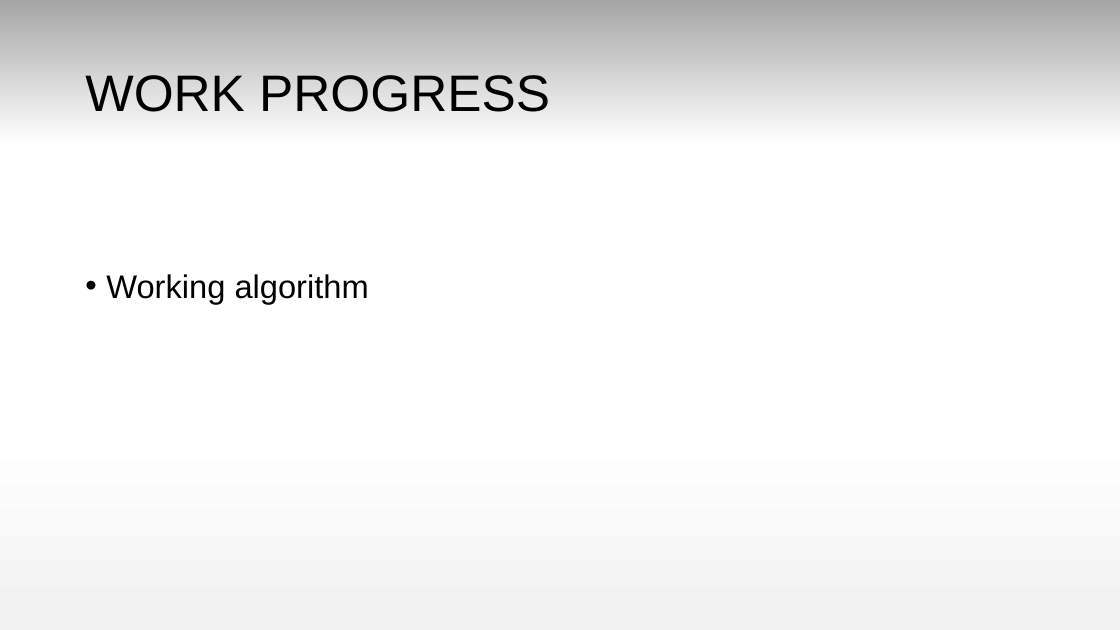
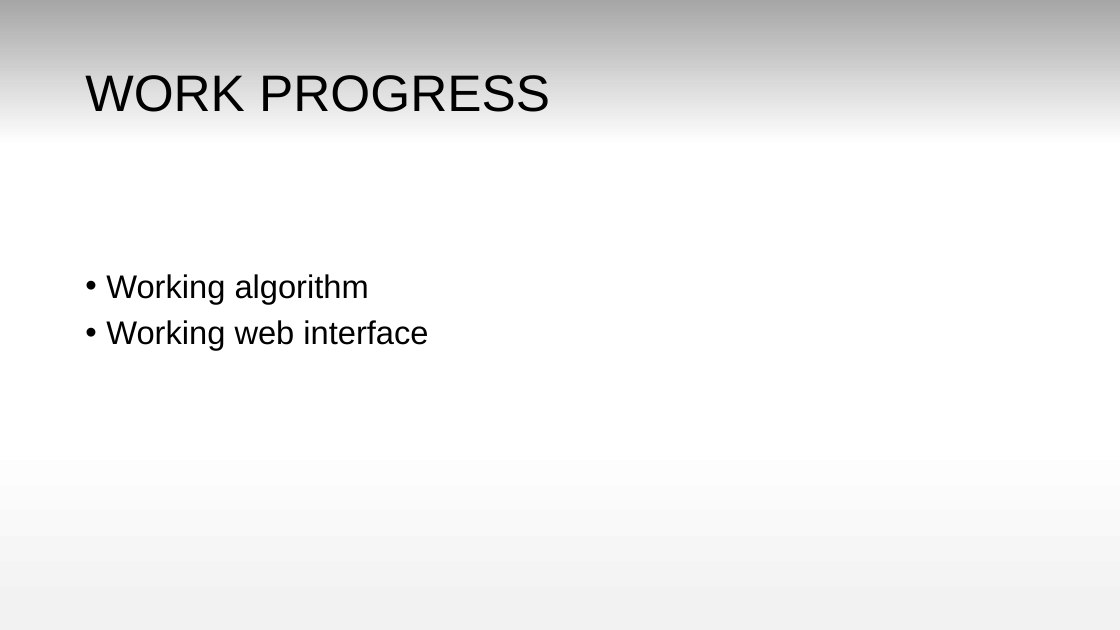
Before and after one commit to lucidcreeper/Space-Efficient-Algorithms-for-Reachability-in-Directed-Geometric-Graph, a slide deck: slide 8 of presentations/daa_review2.pptx. Drawn at 1120x630 pixels with LibreOffice and Linux fonts; fonts in the diff are those of the drawing. Boxes give left, top, right and bottom in pixels: in the first picture for what was removed or moved away, otherwise in the second. Text is boxed around its words. In the diff, an @@ line names an element or a change of style, - is before the commit and + after.

```diff
--- a/presentations/daa_review2.pptx
+++ b/presentations/daa_review2.pptx
@@ text at [106,320,428,350]: paragraph added @@
+• Working web interface
```
Also in this commit, not shown: 1 other slide changed, 2 other files.
